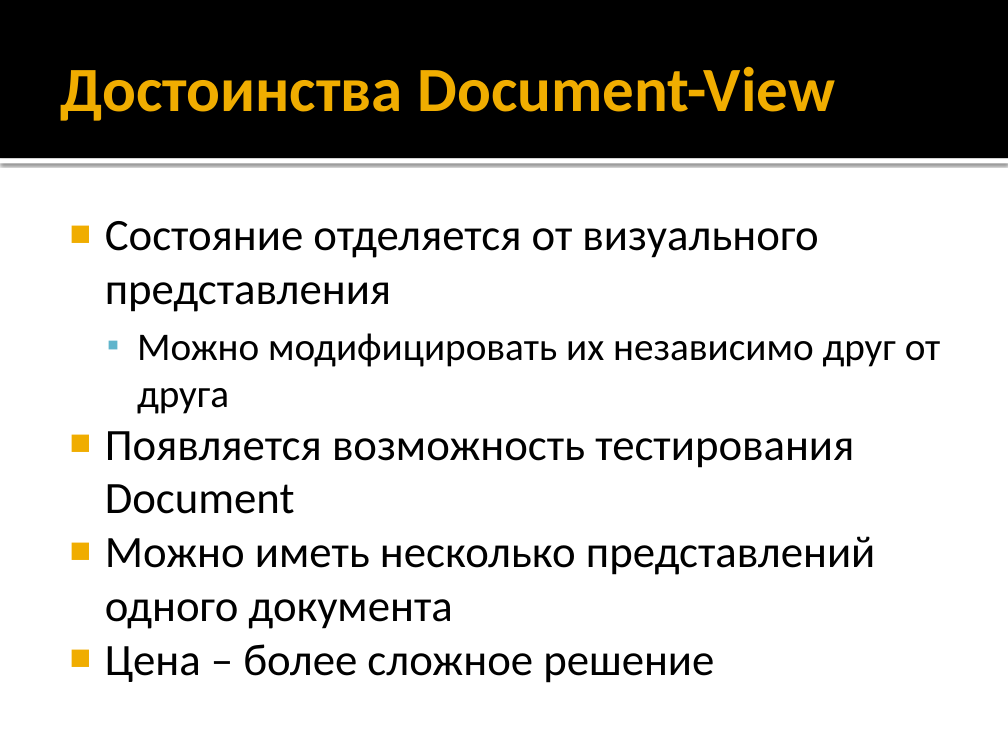
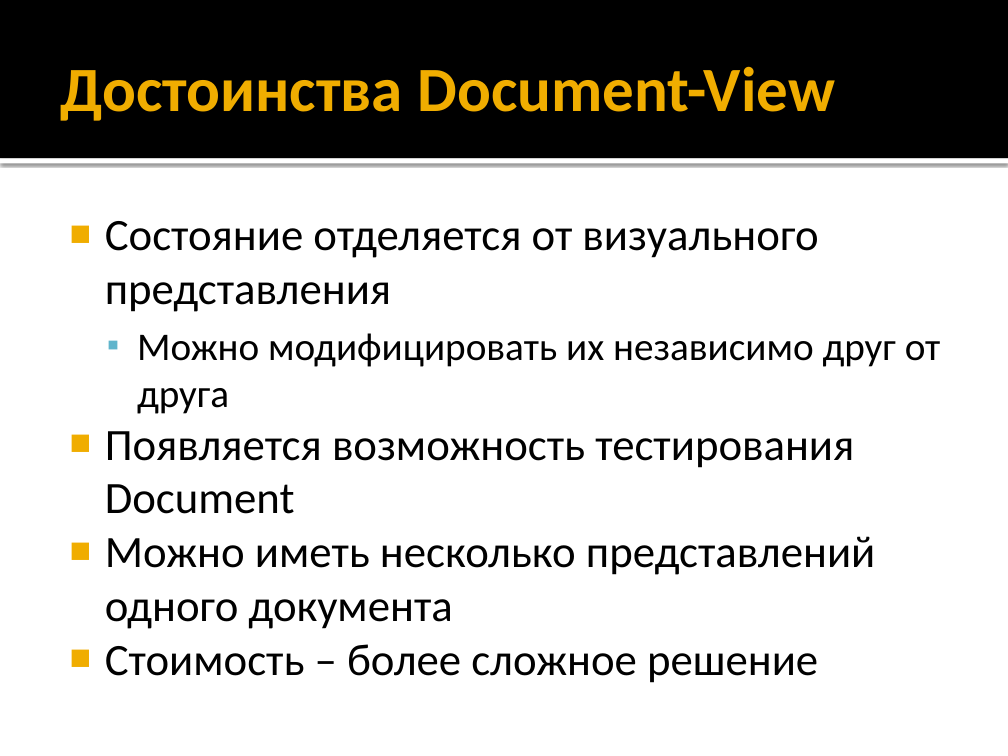
Before and after one commit to iv-sergius/ood, a slide deck: slide 9 of lectures/16.mvxx/mvxx.pptx. Drawn at 1008x756 pixels with LibreOffice and Linux fonts; fonts in the diff are those of the drawing. Boxes give left, top, right and bottom in pixels: in the first picture for what was removed or moved away, otherwise in the second. Text is boxed around its words. In the diff, an @@ line names an element or a change of style, - is before the commit and + after.

```diff
--- a/lectures/16.mvxx/mvxx.pptx
+++ b/lectures/16.mvxx/mvxx.pptx
@@ text at box(105, 644, 818, 683): text changed @@
-■ Цена – более сложное решение
+■ Стоимость – более сложное решение
```
Also in this commit, not shown: 4 other slides changed, 24 slides added, 3 slides removed, 3 other files.
